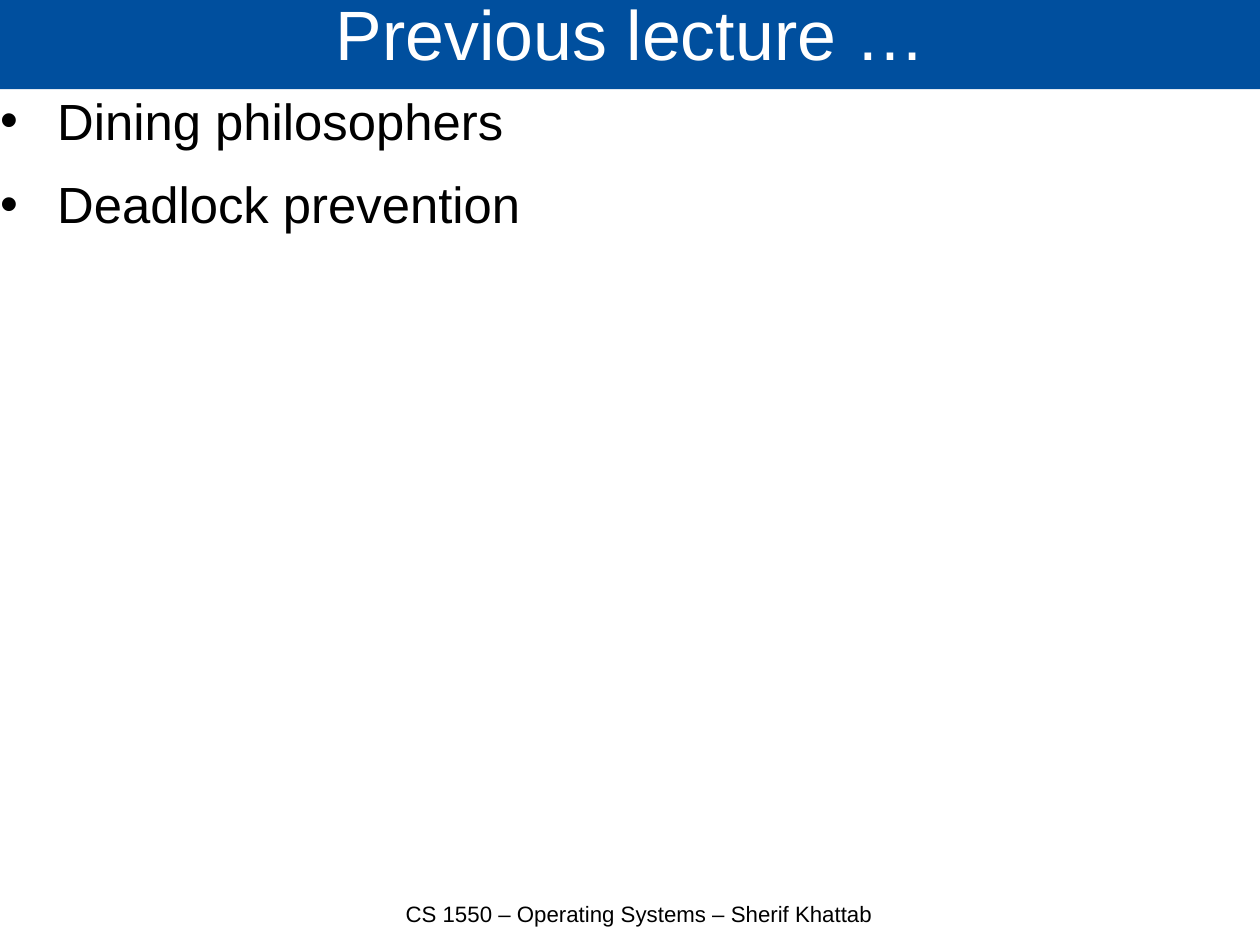
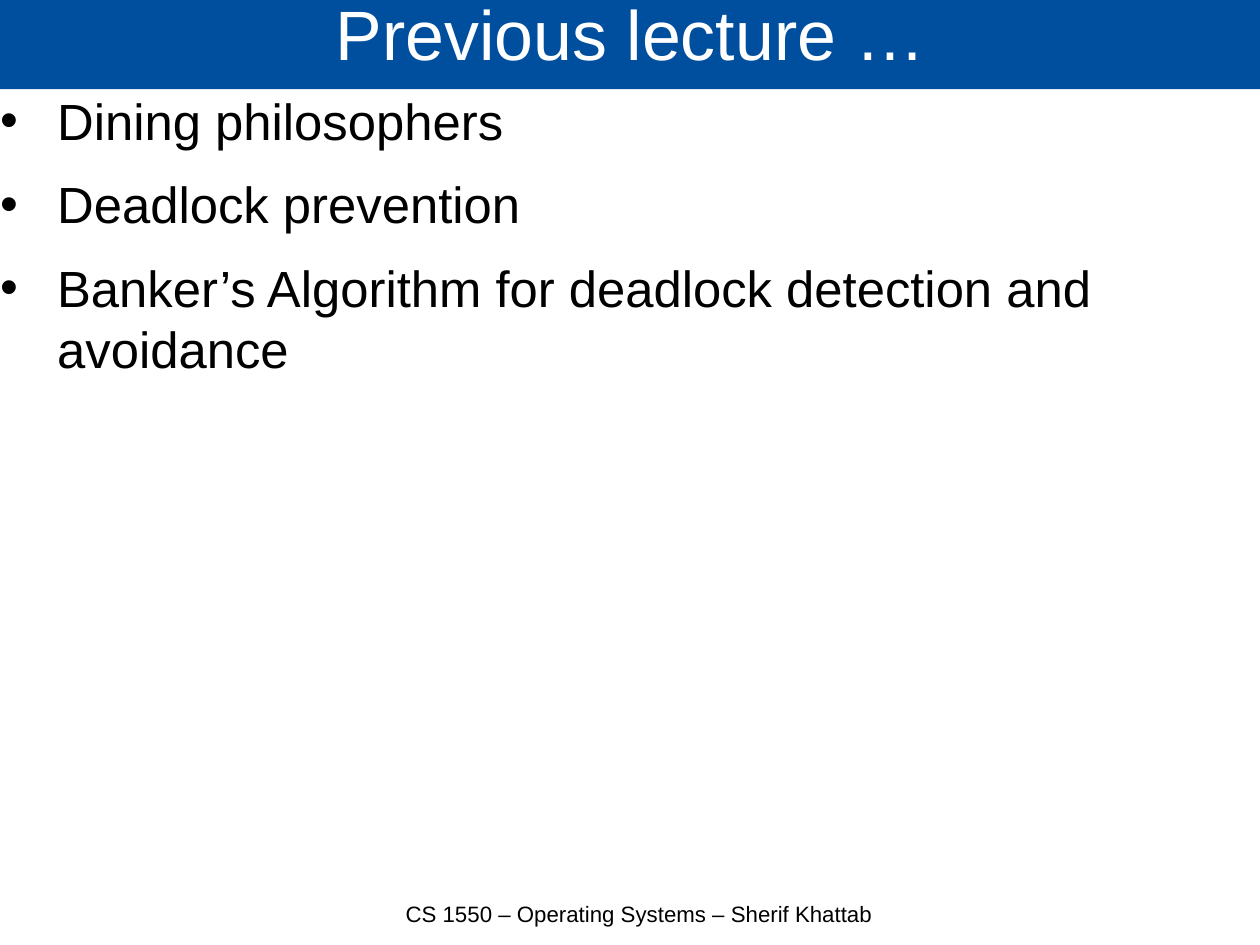
Before and after one commit to cs1550-2244/cs1550-code-handouts, a slide deck: slide 3 of DraftSlides/Lecture10.pptx. Drawn at 1260x945 pixels with LibreOffice and Linux fonts; fonts in the diff are those of the drawing. Boxes give left, top, right and bottom in pixels: in the first picture for what was removed or moved away, otherwise in the second. Text is boxed around its words. In the diff, an @@ line names an element or a change of style, - is before the commit and + after.

```diff
--- a/DraftSlides/Lecture10.pptx
+++ b/DraftSlides/Lecture10.pptx
@@ text at (57, 270, 1091, 369): paragraph added @@
+• Banker’s Algorithm for deadlock detection and avoidance
```
Also in this commit, not shown: 14 other slides changed, 4 slides added, 6 slides removed, 3 other files.
